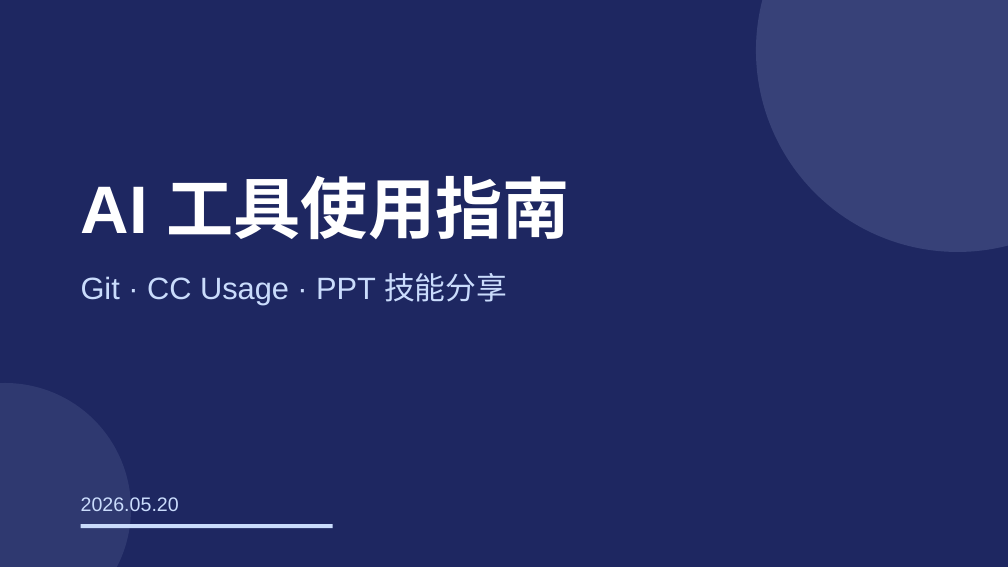
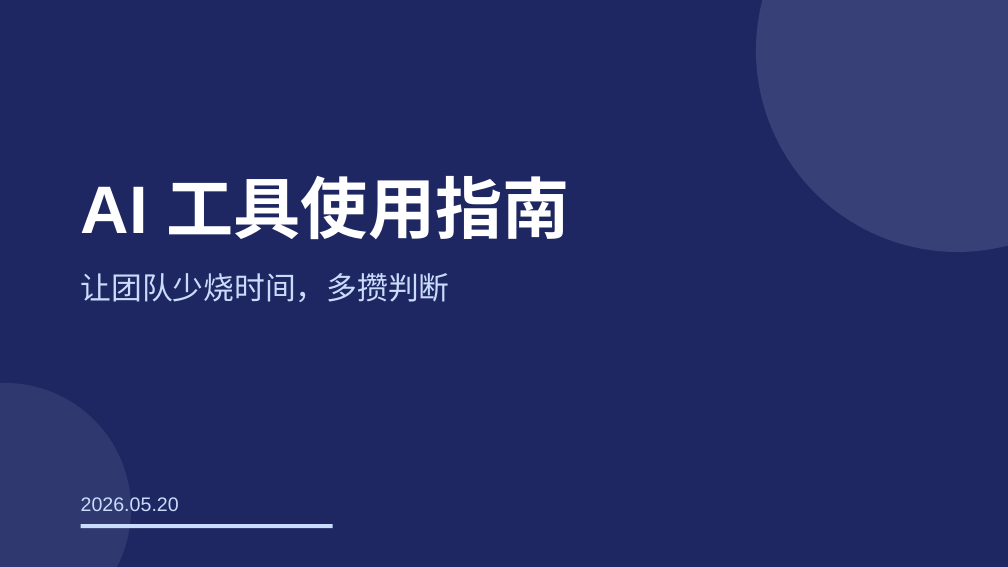
Before and after one commit to lelelelelelelelelelelelele/rednote_monitor, a slide deck: slide 1 of report/20260520/lele_AI工具指南/20260520_AI工具指南.pptx. Drawn at 1008x567 pixels with LibreOffice and Linux fonts; fonts in the diff are those of the drawing. Boxes give left, top, right and bottom in pixels: in the first picture for what was removed or moved away, otherwise in the second. Text is boxed around its words. In the diff, an @@ line names an element or a change of style, - is before the commit and + after.

```diff
--- a/report/20260520/lele_AI工具指南/20260520_AI工具指南.pptx
+++ b/report/20260520/lele_AI工具指南/20260520_AI工具指南.pptx
@@ text at bbox=[81, 273, 450, 302]: text changed @@
-Git · CC Usage · PPT 技能分享
+让团队少烧时间，多攒判断
```
Also in this commit, not shown: 5 other slides changed, 5 slides added, 1 slide removed, 2 other files.
